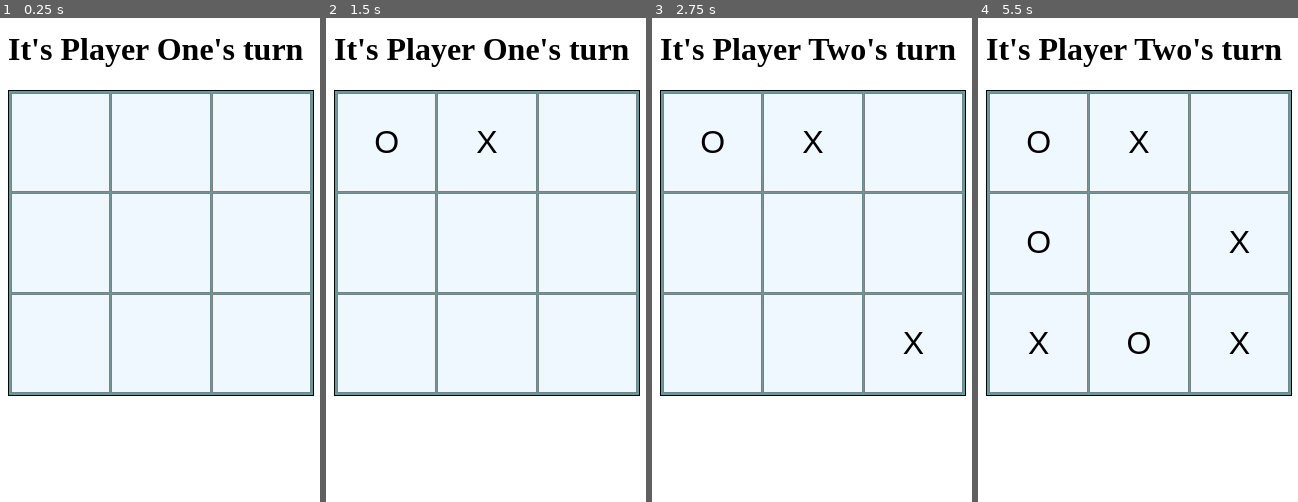
Above: before the commit, frames 1-4 (left to right).
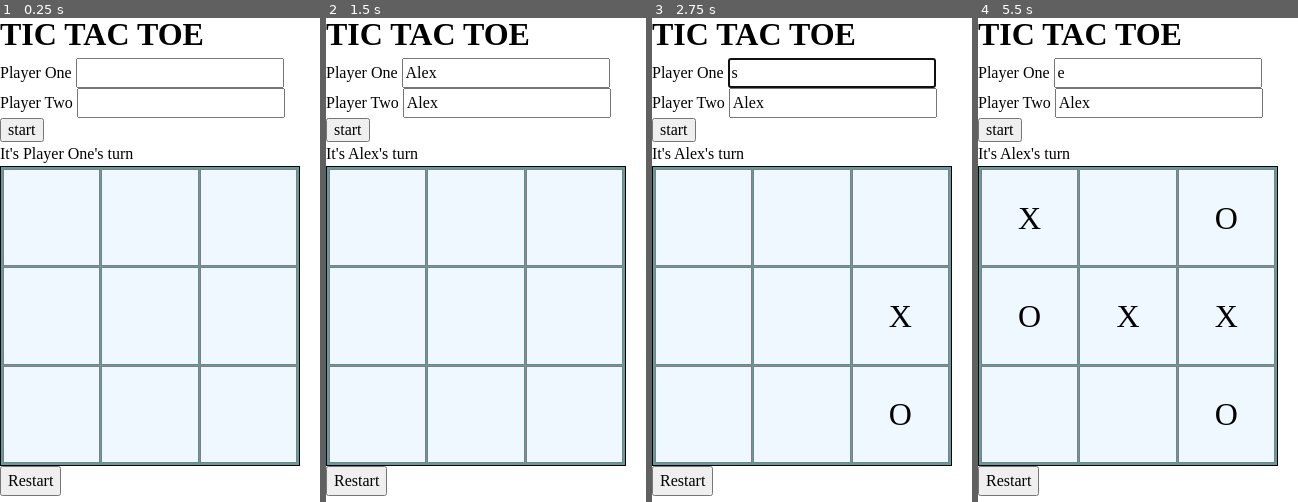
Above: after the commit, the same moments.

Repository: perun22/tic-tac-toe
Game: browser game, page index.html
Two runs of this game, one before a commit and one after it. Both use one fixed random seed, a clock stepped at 60 frames per second and the inputs below.
Inputs (mouse positions are in pixels of both pictures, inside the frame that each line leads up to):
- Up to frame 1 (0.25 s): no input
- Up to frame 2 (1.5 s): click (505, 71) at 0.27 s; type "Alex" at 0.27 s; click (508, 105) at 0.52 s; type "Alex" at 0.52 s; click (348, 129) at 0.77 s, where only the run after the commit has a clickable "start"; click (348, 129) at 1.27 s, where only the run after the commit has a clickable "start"
- Up to frame 3 (2.75 s): click (901, 318) at 1.87 s; click (901, 414) at 2.02 s; click (831, 71) at 2.47 s; type "s" at 2.47 s; tap Enter at 2.5 s
- Up to frame 4 (5.5 s): click (1157, 71) at 3.07 s; type "e" at 3.07 s; tap Enter at 3.1 s; click (1128, 318) at 3.67 s; click (1029, 318) at 4.27 s; click "X" at 4.52 s; click (1029, 216) at 4.87 s; click (1227, 216) at 5.47 s

The runs differ from the first frame. In frame 1, 15% of the frame differs, in the area x 0-99%, y 1-99%; in frame 2, 15%; in frame 3, 16%; in frame 4, 16%.

Commit message:
Update JS, HTML and CSS

Diff:
--- a/index.html
+++ b/index.html
@@ -8,9 +8,18 @@
     <script src="script.js" defer></script>
   </head>
   <body>
-    <div class="container">
-      <h1 class="turn"></h1>
+    <main class="container">
+      <h1 class="title">TIC TAC TOE</h1>
+      <div class="input-container">
+        <label for="player-one">Player One</label>
+        <input type="text" id="player-one" name="player-one" /><br />
+        <label for="player-two">Player Two</label>
+        <input type="text" id="player-two" name="player-two" /><br />
+        <input type="submit" value="start" id="start-btn" class="btn" />
+      </div>
+      <p class="message"></p>
       <div class="board"></div>
-    </div>
+      <button id="restart-btn" class="btn">Restart</button>
+    </main>
   </body>
 </html>
--- a/script.js
+++ b/script.js
@@ -26,7 +26,7 @@
   };
 
   const resetBoard = () => {
-    for (let i = 0; i < rows; i++) {
+    for (let i = 0; i <= 2; i++) {
       board[i].forEach((cell) => {
         cell.resetCell();
       });
@@ -77,6 +77,11 @@
     activePlayer = activePlayer === players[0] ? players[1] : players[0];
   };
 
+  const setNames = (name1, name2) => {
+    players[0].name = name1 || "Player One";
+    players[1].name = name2 || "Player Two";
+  };
+
   const checkWinner = (row, col) => {
     const cells = board.printBoard();
 
@@ -120,8 +125,7 @@
   };
 
   let gameOver = false;
-  const defaultUpdate = `It's ${activePlayer.name}'s turn`;
-  let gameUpdates = defaultUpdate;
+  let gameUpdates = `It's ${activePlayer.name}'s turn`;
 
   const getGameOver = () => gameOver;
   const getGameUpdates = () => gameUpdates;
@@ -153,31 +157,32 @@
     board.resetBoard();
     gameOver = false;
     activePlayer = players[0];
-    gameUpdates = defaultUpdate;
+    gameUpdates = `It's ${activePlayer.name}'s turn`;
   };
 
   return {
     playRound,
+    setNames,
     getActivePlayer,
     getBoard: board.getBoard,
     checkWinner,
     checkDraw,
     getGameOver,
     getGameUpdates,
+    resetGame,
   };
 }
 
 function ScreenController() {
+  const playerTurnDiv = document.querySelector(".message");
+  const boardDiv = document.querySelector(".board");
+
   const game = GameController();
-  const playerTurnDiv = document.querySelector(".turn");
-
-  const boardDiv = document.querySelector(".board");
 
   const updateScreen = () => {
     boardDiv.textContent = "";
 
     const board = game.getBoard();
-    const activePlayer = game.getActivePlayer();
 
     playerTurnDiv.textContent = game.getGameUpdates();
 
@@ -204,6 +209,27 @@
 
   boardDiv.addEventListener("click", clickBoard);
 
+  const startBtn = document.getElementById("start-btn");
+
+  const playerOne = document.getElementById("player-one");
+  const playerTwo = document.getElementById("player-two");
+  startBtn.addEventListener("click", () => {
+    game.setNames(playerOne.value, playerTwo.value);
+    game.getGameUpdates;
+    game.resetGame();
+    updateScreen();
+  });
+  const resetInputs = () => {
+    playerOne.value = "";
+    playerTwo.value = "";
+  };
+  const restartBtn = document.getElementById("restart-btn");
+  restartBtn.addEventListener("click", () => {
+    game.resetGame();
+    resetInputs();
+    updateScreen();
+  });
+
   updateScreen();
 }
 
--- a/styles.css
+++ b/styles.css
@@ -1,3 +1,72 @@
+/*
+  Josh's Custom CSS Reset
+  https://www.joshwcomeau.com/css/custom-css-reset/
+*/
+
+*,
+*::before,
+*::after {
+  box-sizing: border-box;
+}
+
+*:not(dialog) {
+  margin: 0;
+}
+
+@media (prefers-reduced-motion: no-preference) {
+  html {
+    interpolate-size: allow-keywords;
+  }
+}
+
+body {
+  line-height: 1.5;
+  -webkit-font-smoothing: antialiased;
+}
+
+img,
+picture,
+video,
+canvas,
+svg {
+  display: block;
+  max-width: 100%;
+}
+
+input,
+button,
+textarea,
+select {
+  font: inherit;
+}
+
+p,
+h1,
+h2,
+h3,
+h4,
+h5,
+h6 {
+  overflow-wrap: break-word;
+}
+
+p {
+  text-wrap: pretty;
+}
+h1,
+h2,
+h3,
+h4,
+h5,
+h6 {
+  text-wrap: balance;
+}
+
+#root,
+#__next {
+  isolation: isolate;
+}
+
 .board {
   display: grid;
   height: 300px;
